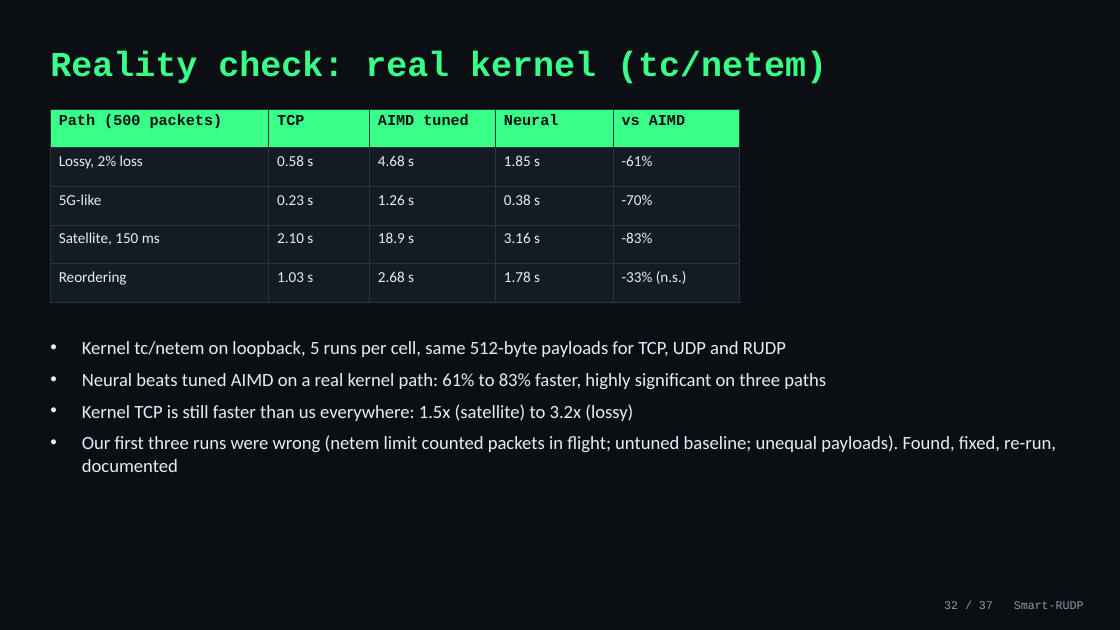
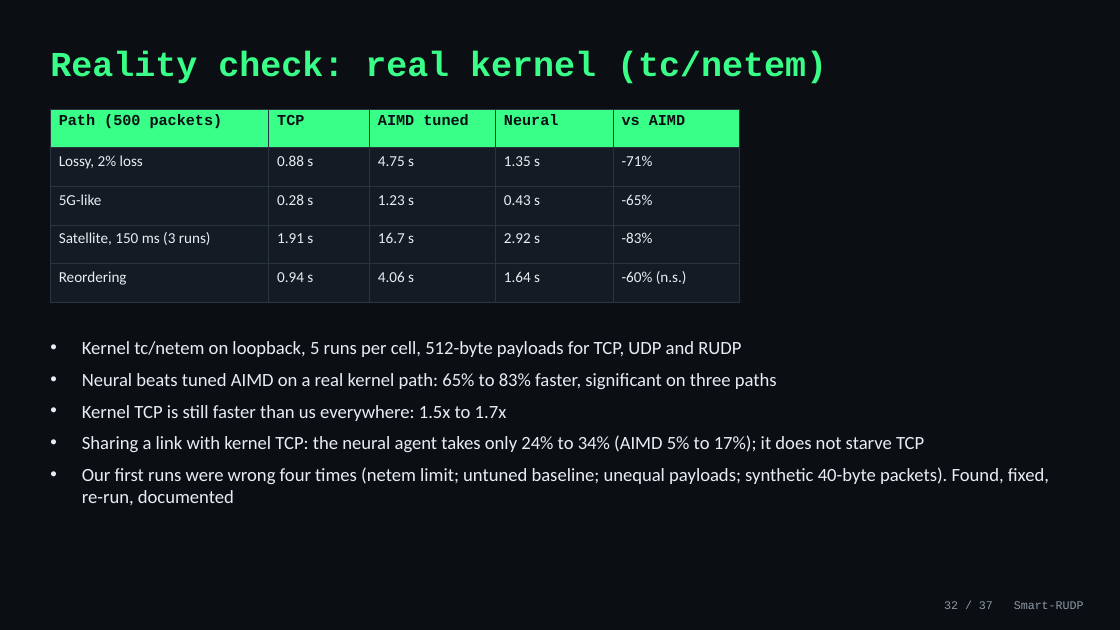
Before and after one commit to Capsturrrr/REPLIC, a slide deck: slide 32 of docs/RUDP_Presentation.pptx. Drawn at 1120x630 pixels with LibreOffice and Linux fonts; fonts in the diff are those of the drawing. Boxes give left, top, right and bottom in pixels: in the first picture for what was removed or moved away, otherwise in the second. Text is boxed around its words. In the diff, an @@ line names an element or a change of style, - is before the commit and + after.

```diff
--- a/docs/RUDP_Presentation.pptx
+++ b/docs/RUDP_Presentation.pptx
@@ table at (x1=50, y1=109, x2=739, y2=289) @@
-row 2: Lossy, 2% loss | 0.58 s | 4.68 s | 1.85 s | -61%
+row 2: Lossy, 2% loss | 0.88 s | 4.75 s | 1.35 s | -71%
-row 3: 5G-like | 0.23 s | 1.26 s | 0.38 s | -70%
+row 3: 5G-like | 0.28 s | 1.23 s | 0.43 s | -65%
-row 4: Satellite, 150 ms | 2.10 s | 18.9 s | 3.16 s | -83%
+row 4: Satellite, 150 ms (3 runs) | 1.91 s | 16.7 s | 2.92 s | -83%
-row 5: Reordering | 1.03 s | 2.68 s | 1.78 s | -33% (n.s.)
+row 5: Reordering | 0.94 s | 4.06 s | 1.64 s | -60% (n.s.)
@@ text at (x1=82, y1=341, x2=1049, y2=505): text changed @@
-• Kernel tc/netem on loopback, 5 runs per cell, same 512-byte payloads for TCP, UDP and RUDP
-• Neural beats tuned AIMD on a real kernel path: 61% to 83% faster, highly significant on three paths
-• Kernel TCP is still faster than us everywhere: 1.5x (satellite) to 3.2x (lossy)
-• Our first three runs were wrong (netem limit counted packets in flight; untuned baseline; unequal payloads). Found, fixed, re-run, documented
+• Kernel tc/netem on loopback, 5 runs per cell, 512-byte payloads for TCP, UDP and RUDP
+• Neural beats tuned AIMD on a real kernel path: 65% to 83% faster, significant on three paths
+• Kernel TCP is still faster than us everywhere: 1.5x to 1.7x
+• Sharing a link with kernel TCP: the neural agent takes only 24% to 34% (AIMD 5% to 17%); it does not starve TCP
+• Our first runs were wrong four times (netem limit; untuned baseline; unequal payloads; synthetic 40-byte packets). Found, fixed, re-run, documented
```
Also in this commit, not shown: 2 other slides changed, 10 other files.
